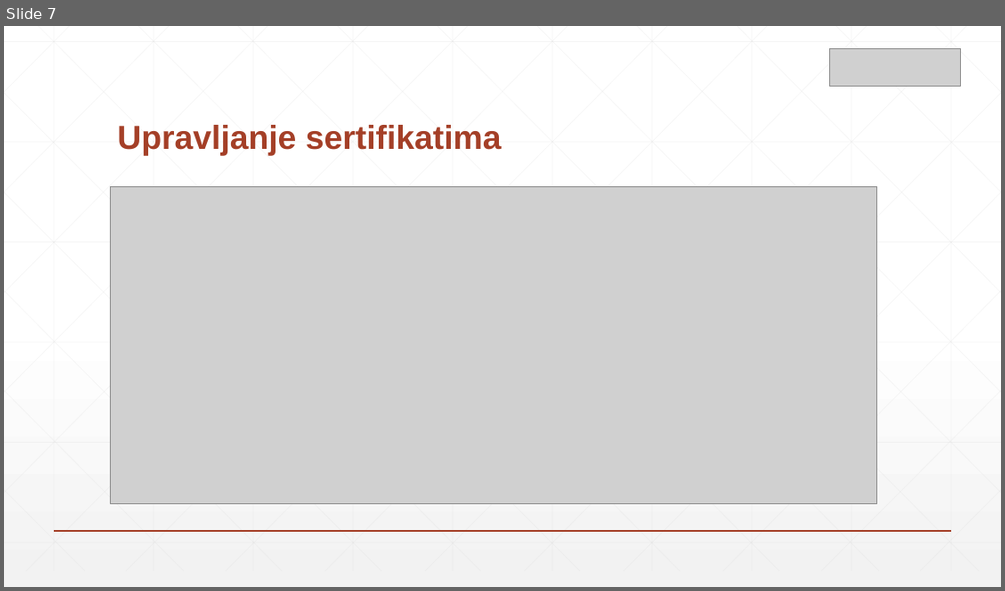
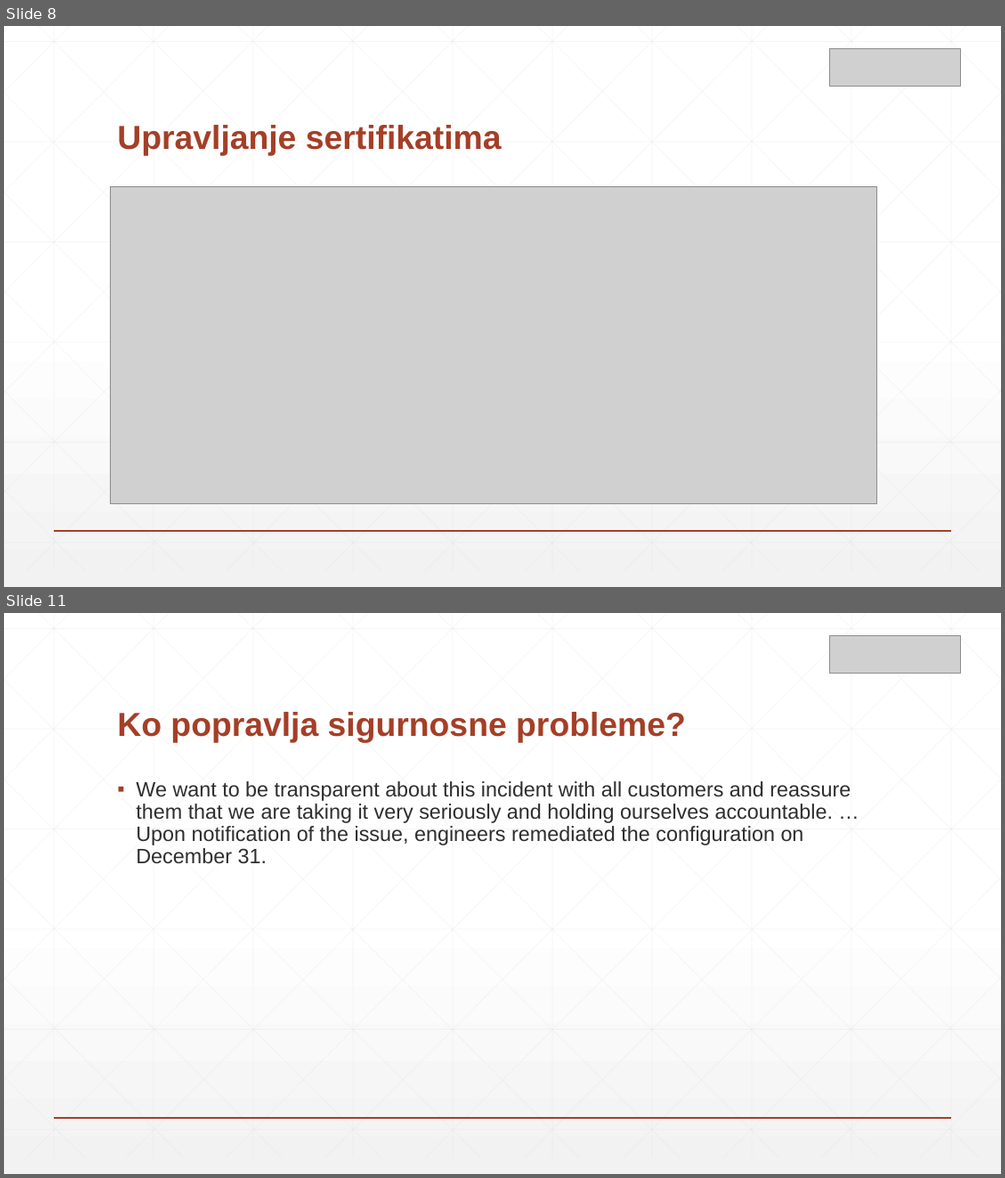
Before and after one commit to zsrdjan/presentations, a slide deck: azure-meetup-key-vault/presentation.pptx. Shown one above the other, each under a label of ours: slide 7 before the commit, slides 8 and 11 after it; the slides between them are not shown. The pictures are 1005x591 and 1005x1178 pixels, drawn with LibreOffice and Linux fonts; fonts in the diff are those of the drawing; grey boxes stand for pictures. Boxes give left, top, right and bottom in pixels: in the first picture for what was removed or moved away, otherwise in the second. Text is boxed around its words. In the diff, an @@ line names an element or a change of style, - is before the commit and + after.

```diff
--- a/azure-meetup-key-vault/presentation.pptx
+++ b/azure-meetup-key-vault/presentation.pptx
@@ slide 11 added at (x1=4, y1=613, x2=1001, y2=1174), background gradient #FFFFFF to #F2F2F2; not listed: 47 template elements that a slide beside it also shows @@
@@ picture added at (x1=830, y1=635, x2=961, y2=673) @@
@@ title added at (x1=117, y1=712, x2=686, y2=743), 32 pt, text #A43F27, bold @@
+Ko popravlja sigurnosne probleme?
@@ text added at (x1=136, y1=781, x2=850, y2=864), 20 pt, text #2D2E2D @@
+▪ We want to be transparent about this incident with all customers and reassure them that we are taking it very seriously and holding ourselves accountable. … Upon notification of the issue, engineers remediated the configuration on December 31.
@@ what was slide 7 is now slide 8 @@
```
Also in this commit, not shown: 3 slides changed, 7 other slides added, 9 slides removed.
